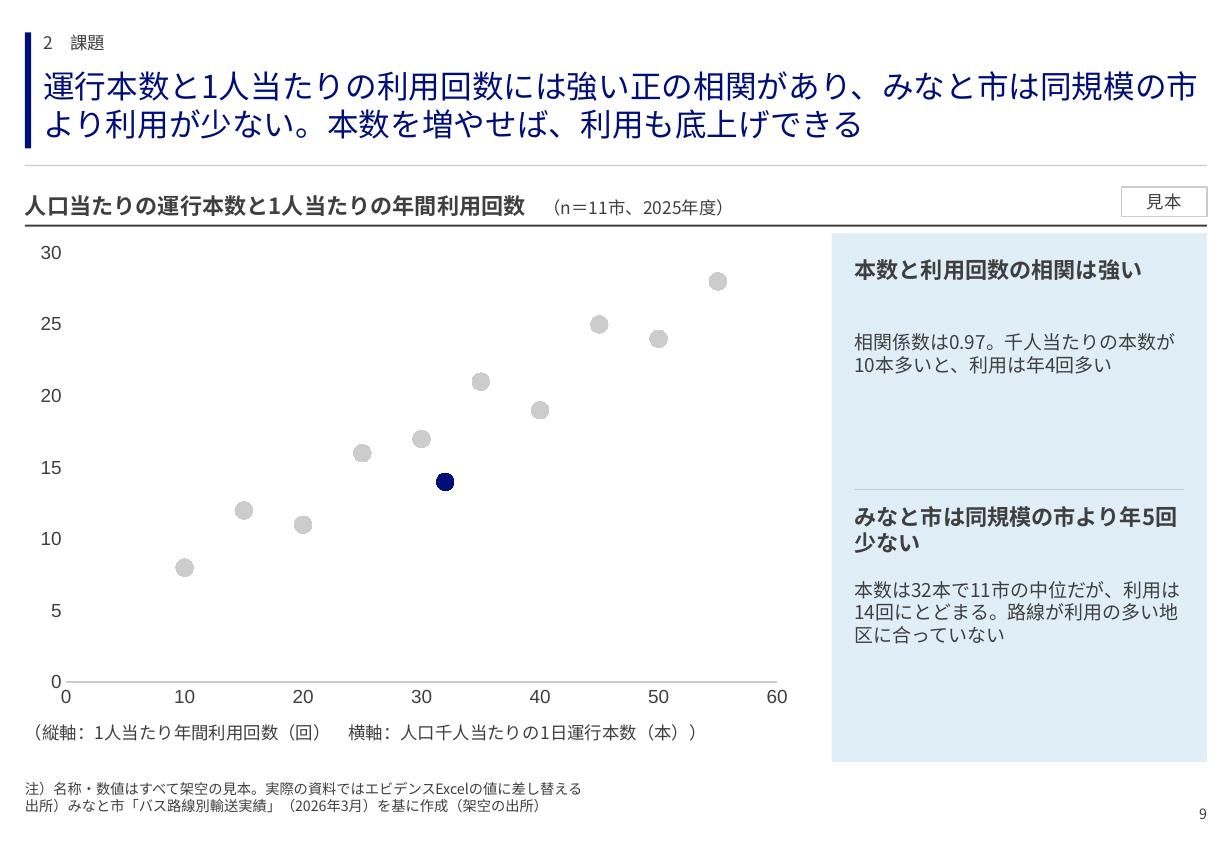
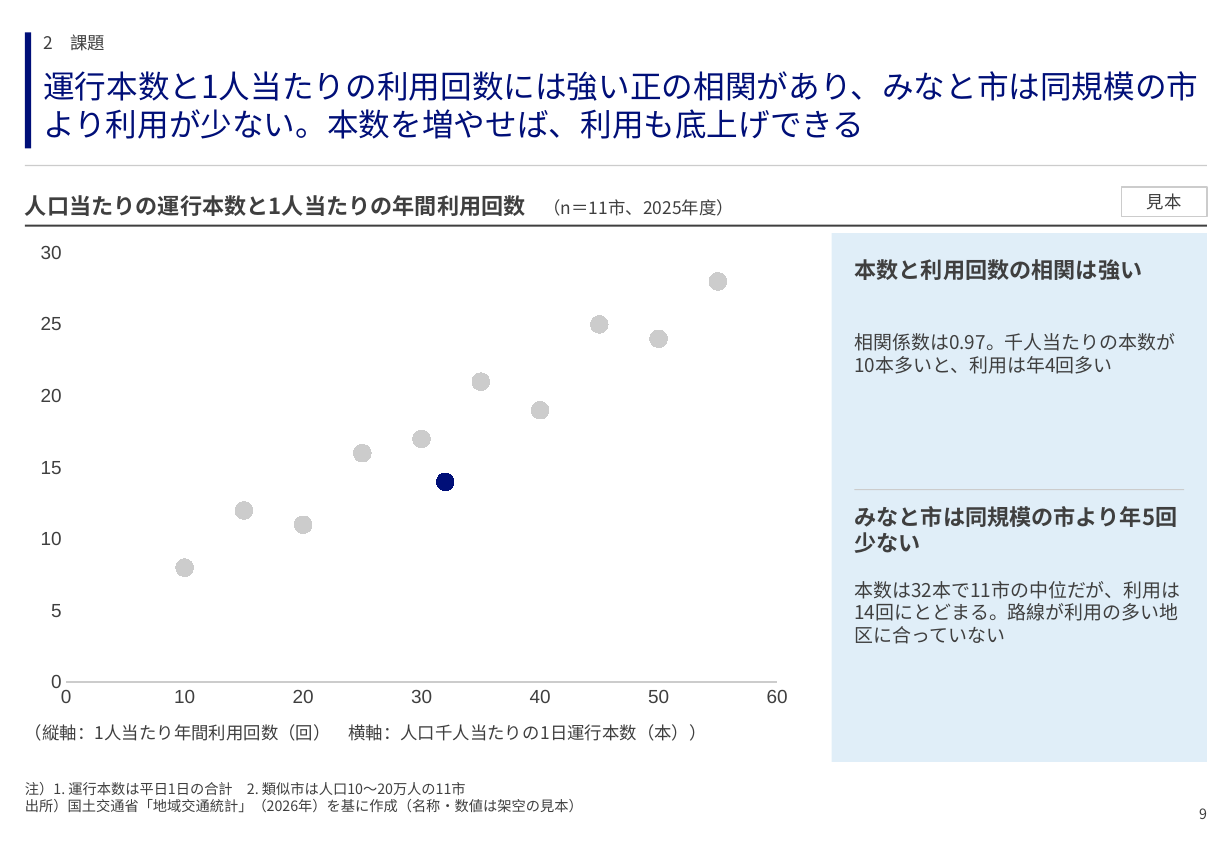
Before and after one commit to GontaHH/slide_builder, a slide deck: slide 9 of patterns/pattern-deck.pptx. Drawn at 1232x853 pixels with LibreOffice and Linux fonts; fonts in the diff are those of the drawing. Boxes give left, top, right and bottom in pixels: in the first picture for what was removed or moved away, otherwise in the second. Text is boxed around its words. In the diff, an @@ line names an element or a change of style, - is before the commit and + after.

```diff
--- a/patterns/pattern-deck.pptx
+++ b/patterns/pattern-deck.pptx
@@ text at (25, 782, 583, 813): text changed @@
-注）名称・数値はすべて架空の見本。実際の資料ではエビデンスExcelの値に差し替える
-出所）みなと市「バス路線別輸送実績」（2026年3月）を基に作成（架空の出所）
+注）1. 運行本数は平日1日の合計 2. 類似市は人口10〜20万人の11市
+出所）国土交通省「地域交通統計」（2026年）を基に作成（名称・数値は架空の見本）
```
Also in this commit, not shown: 78 other slides changed, 2 other files.
